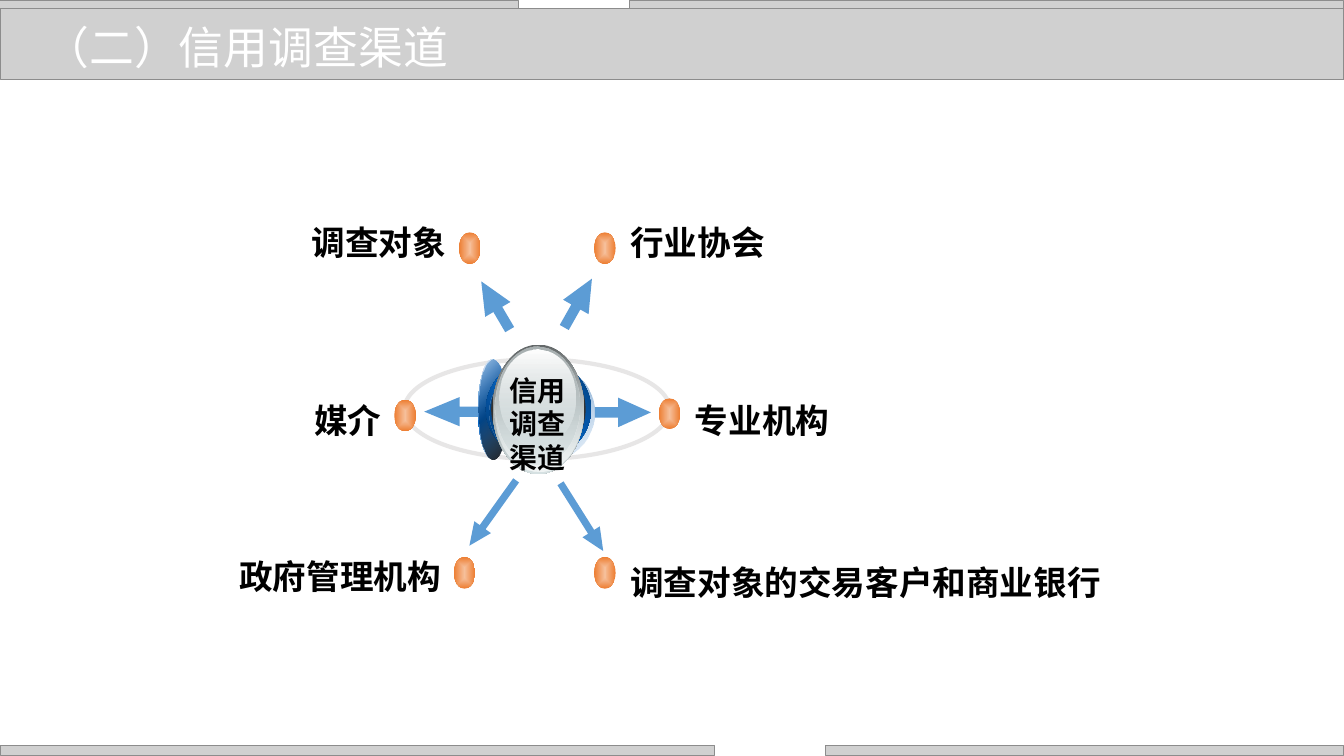
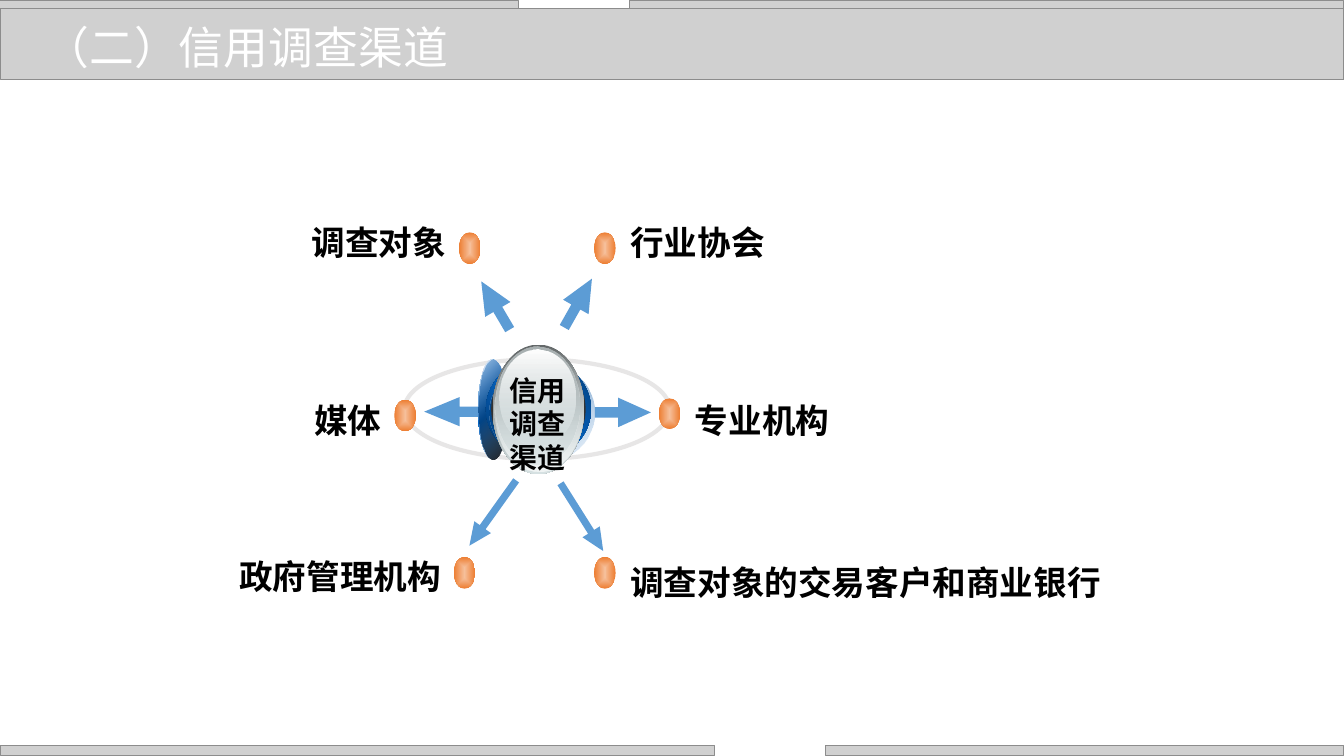
Before and after one commit to zhangjianzhang/internet_credit, a slide deck: slide 40 of files/slides/lecture_8.pptx. Drawn at 1344x756 pixels with LibreOffice and Linux fonts; fonts in the diff are those of the drawing; grey boxes stand for pictures; background and template pictures are left out. Boxes give left, top, right and bottom in pixels: in the first picture for what was removed or moved away, otherwise in the second. Text is boxed around its words. In the diff, an @@ line names an element or a change of style, - is before the commit and + after.

```diff
--- a/files/slides/lecture_8.pptx
+++ b/files/slides/lecture_8.pptx
@@ text at <box>314,404,381,436</box>: text changed @@
-媒介
+媒体
```
Also in this commit, not shown: 10 other slides changed, 5 slides removed, 10 other files.
